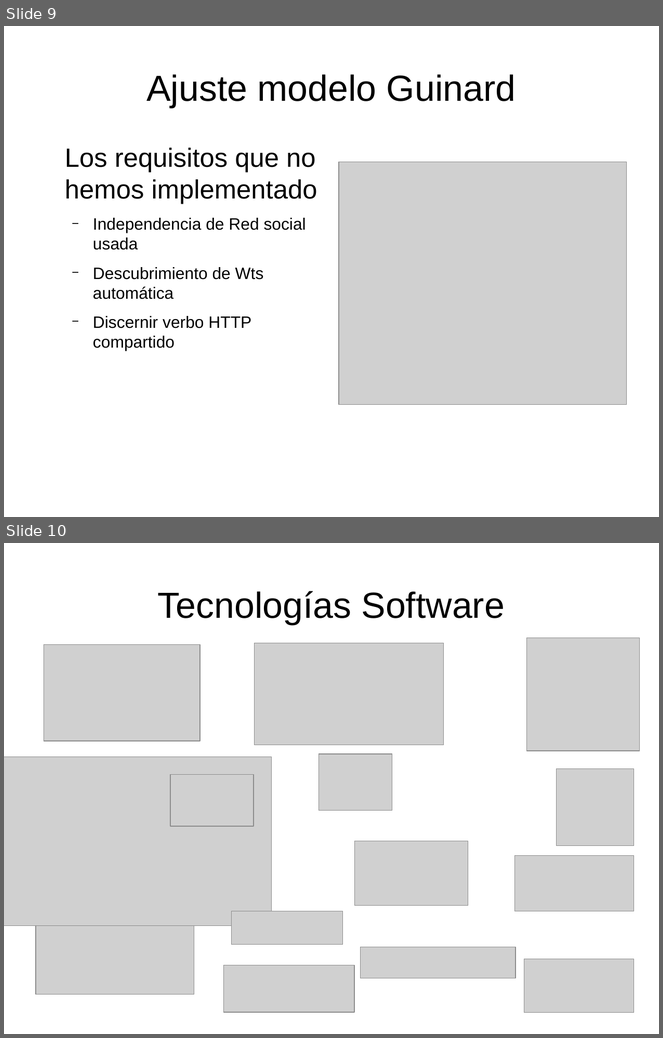
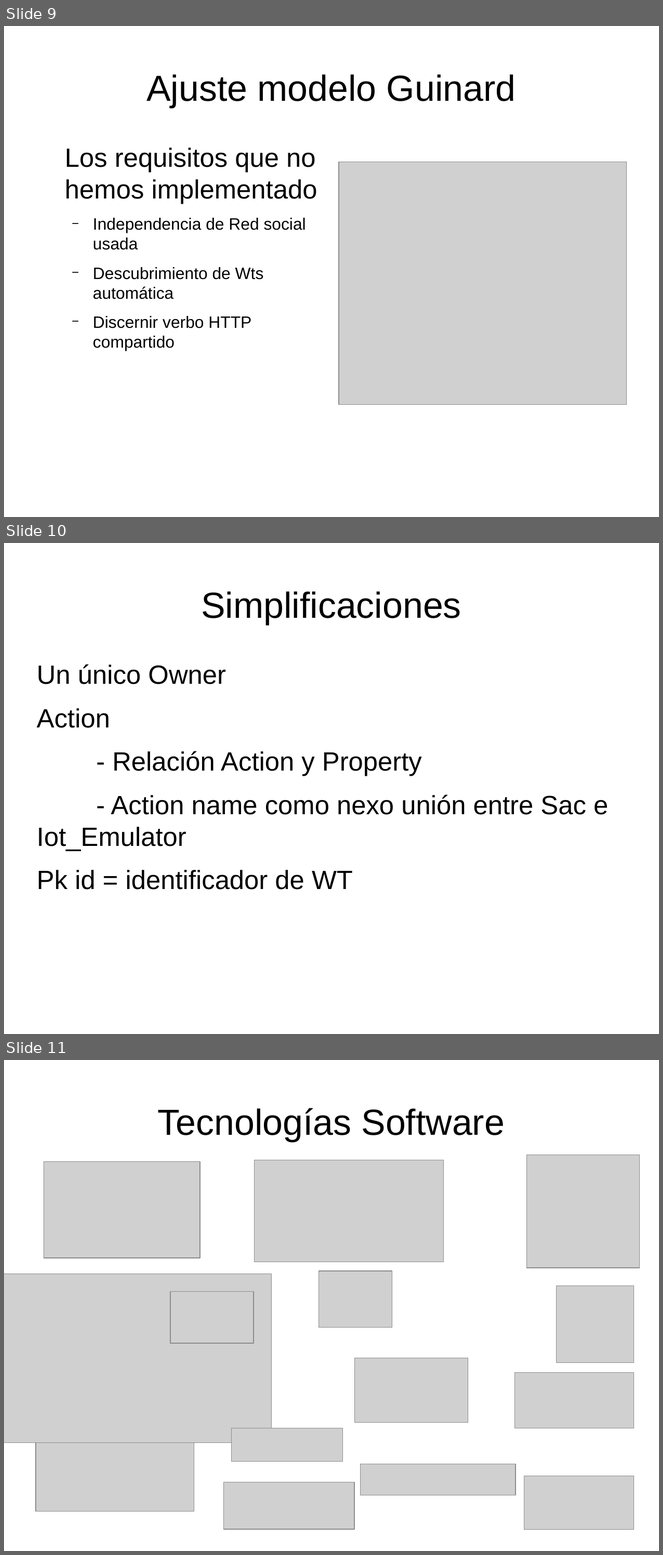
Before and after one commit to danielsalgadop/sac, a slide deck: docs/presentation/social_access_controller.odp. Shown one above the other, each under a label of ours: slides 9 and 10 before the commit, slides 9, 10 and 11 after it. The pictures are 663x1038 and 663x1555 pixels, drawn with LibreOffice and Linux fonts; fonts in the diff are those of the drawing; grey boxes stand for pictures. Boxes give left, top, right and bottom in pixels: in the first picture for what was removed or moved away, otherwise in the second. Text is boxed around its words. In the diff, an @@ line names an element or a change of style, - is before the commit and + after.

```diff
--- a/docs/presentation/social_access_controller.odp
+++ b/docs/presentation/social_access_controller.odp
@@ slide 10 added at box(4, 543, 659, 1034), background #FFFFFF @@
@@ title added at box(201, 591, 461, 625), 44 pt, text #000000 @@
+Simplificaciones
@@ text added at box(37, 664, 608, 890), 32 pt, text #000000 @@
+Un único Owner
+Action
+- Relación Action y Property
+- Action name como nexo unión entre Sac e Iot_Emulator
+Pk id = identificador de WT
@@ what was slide 10 is now slide 11 @@
```
Also in this commit, not shown: 8 other slides added, 2 slides removed, 12 other files.
